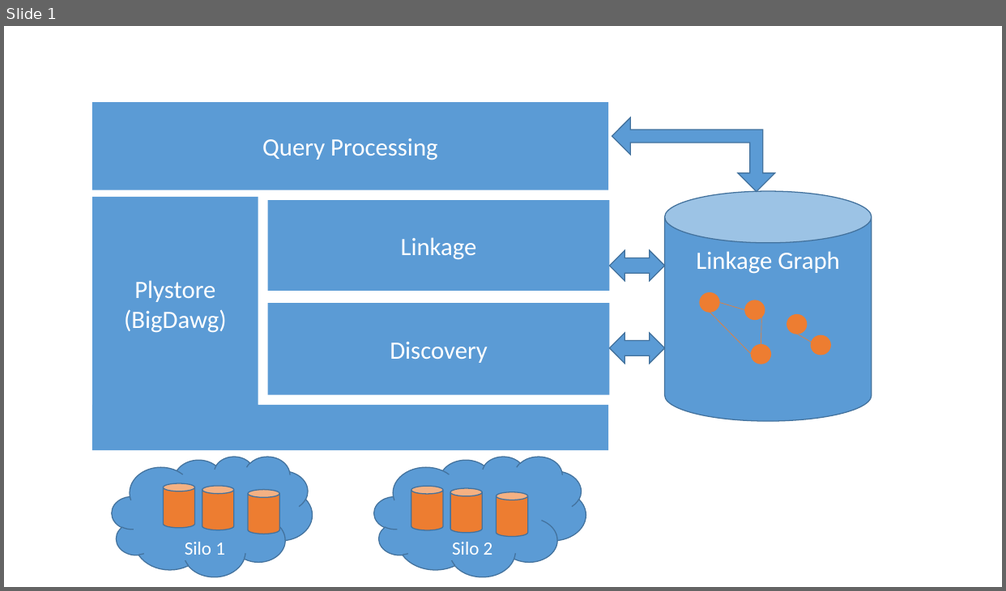
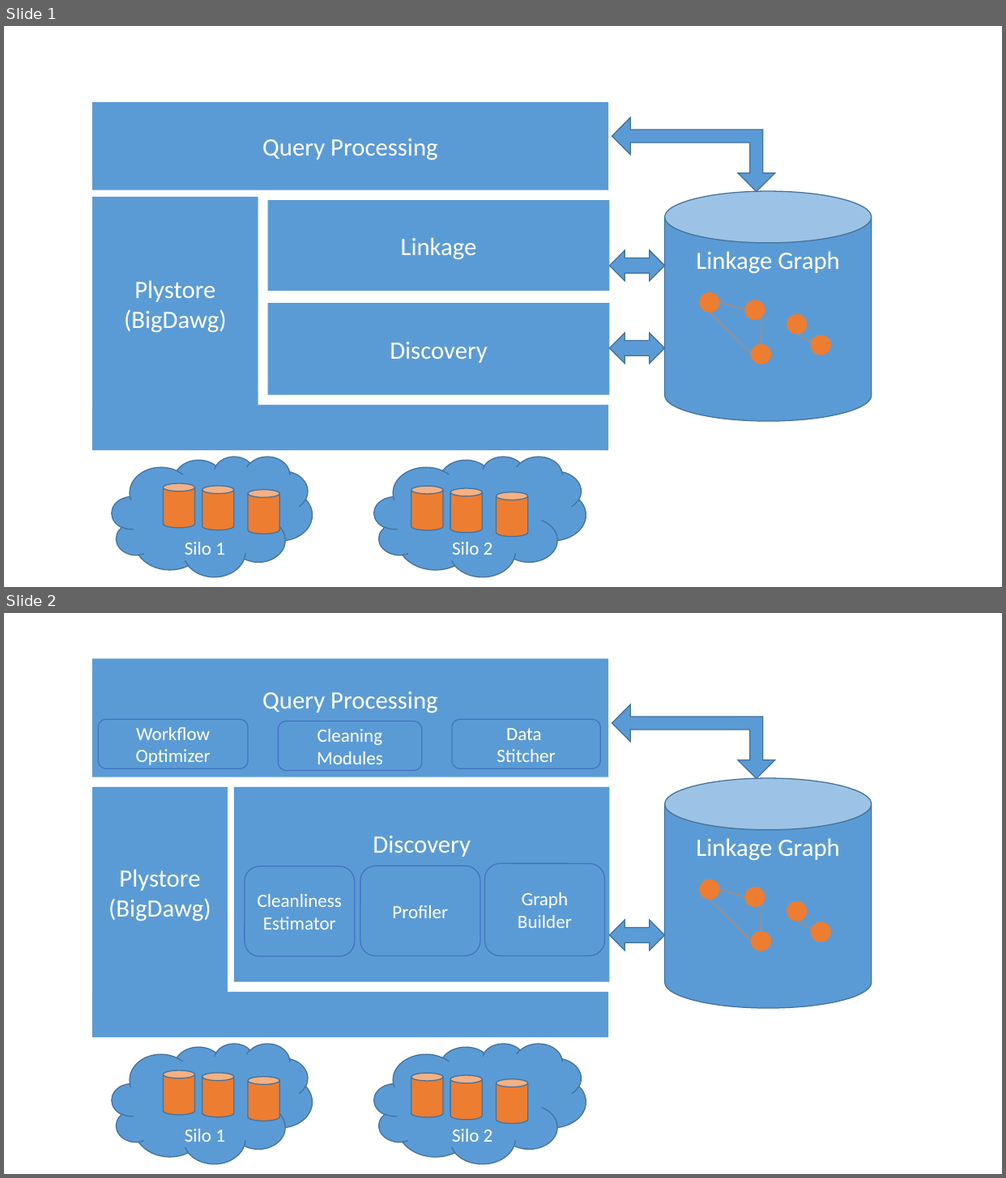
Before and after one commit to qcri/DataCivilizer, a slide deck: figs.pptx. Shown one above the other, each under a label of ours: slide 1 before the commit, slides 1 and 2 after it. The pictures are 1006x591 and 1006x1178 pixels, drawn with LibreOffice and Linux fonts; fonts in the diff are those of the drawing. Boxes give left, top, right and bottom in pixels: in the first picture for what was removed or moved away, otherwise in the second. Text is boxed around its words. In the diff, an @@ line names an element or a change of style, - is before the commit and + after.

Commit message:
current version

```diff
--- a/figs.pptx
+++ b/figs.pptx
@@ slide 2 added at <box>4,613,1002,1174</box>, background #FFFFFF @@
@@ group added at <box>92,658,872,1164</box>: 7 cylinders, 6 rounded rectangles, 5 ellipses, 4 rectangles, 4 lines, 2 clouds, 1 left up arrow, 1 left right arrow @@
+Discovery
+Silo 1
+Silo 2
+Linkage Graph
+Plystore
+(BigDawg)
+Query Processing
+Data
+Stitcher
+Cleanliness Estimator
+Profiler
+Graph Builder
+Workflow Optimizer
+Cleaning
+Modules
```
